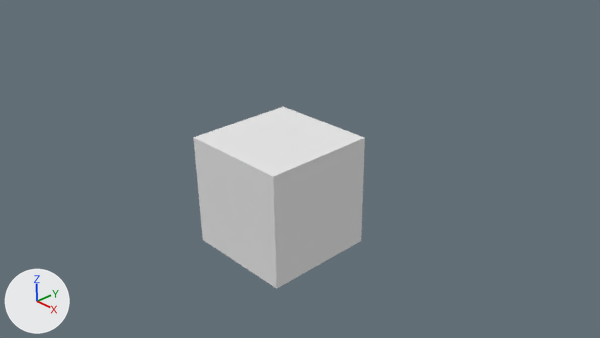
Renders of the Blender file Animation/D1569_animation_suspended_scene.blend from each side of a commit.
Camera for both pictures: the file's camera 'Camera'. Lighting does not change. The marker at lower left points along +X, +Y and +Z.
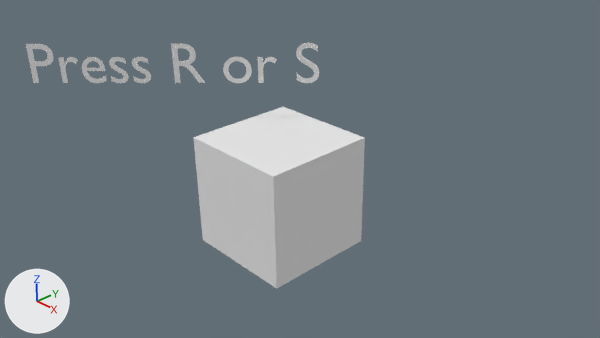
Pixel boxes (x1, y1, x2, y2) of what changed, in the pictures (600 x 338 px):
'Text', added: after (26, 43, 319, 83)

The change, as a diff of the scene's bpy script:
```diff
--- a/Animation/D1569_animation_suspended_scene.blend.py
+++ b/Animation/D1569_animation_suspended_scene.blend.py
@@ txt_text @@
+txt_text = bpy.data.curves.new('Text', 'FONT')
+txt_text.body = 'Press R or S'
@@ ob_text @@
+ob_text = bpy.data.objects.new('Text', txt_text)
+ob_text.location = (-3.54, -2.55, 1.71)
+ob_text.rotation_euler = (1.571, 0.0, 0.785)  # degrees (90, 0, 45)
```
